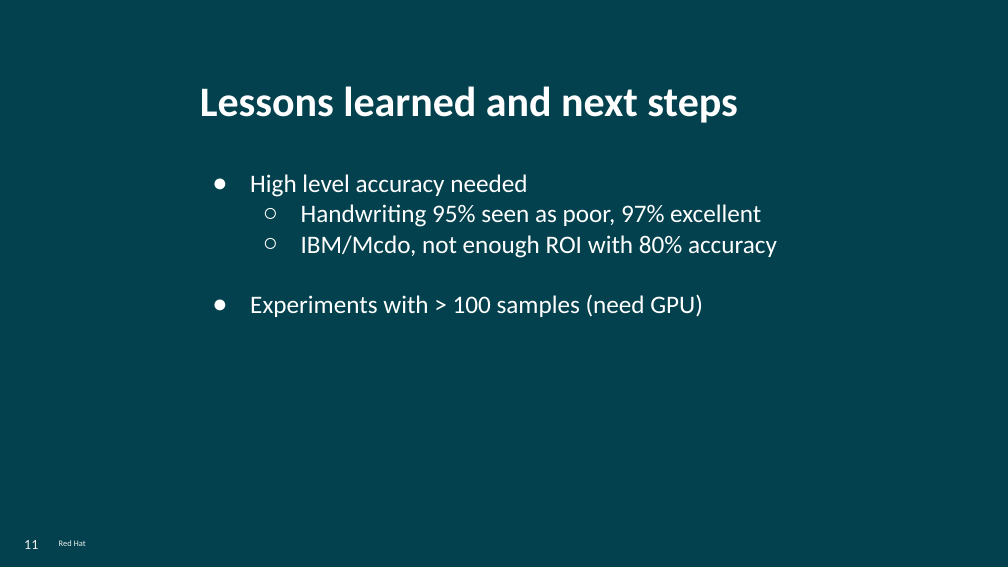
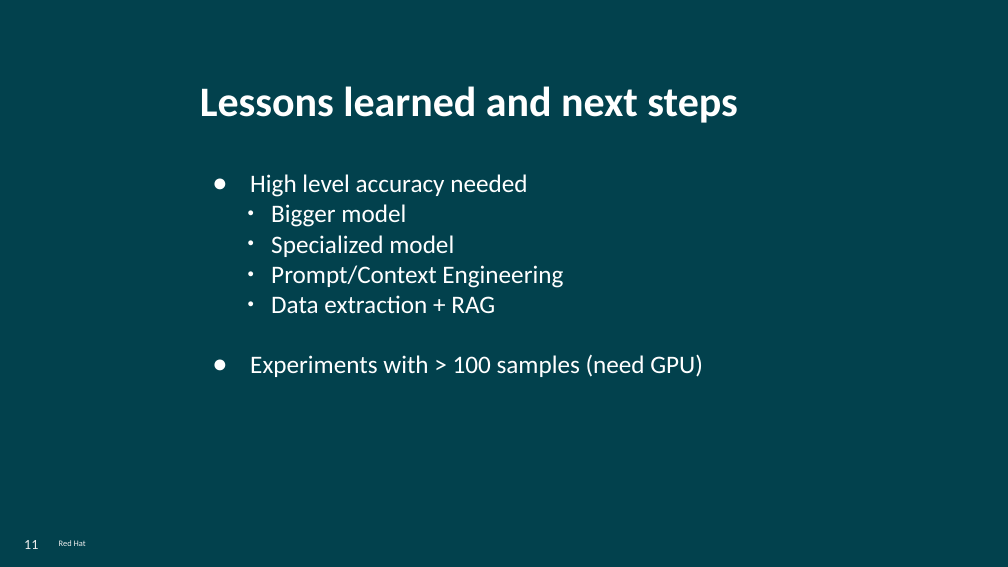
Before and after one commit to aldettinger/jcon-europe-2026, a slide deck: slide 11 of JCON Europe 2026.odp. Drawn at 1008x567 pixels with LibreOffice and Linux fonts; fonts in the diff are those of the drawing; background and template pictures are left out. Boxes give left, top, right and bottom in pixels: in the first picture for what was removed or moved away, otherwise in the second. Text is boxed around its words. In the diff, an @@ line names an element or a change of style, - is before the commit and + after.

```diff
--- a/JCON Europe 2026.odp
+++ b/JCON Europe 2026.odp
@@ text at bbox=[271, 204, 563, 313]: text changed @@
-  ○ Handwriting 95% seen as poor, 97% excellent
-  ○ IBM/Mcdo, not enough ROI with 80% accuracy
+    ● Bigger model
+    ● Specialized model
+    ● Prompt/Context Engineering
+    ● Data extraction + RAG
```
Also in this commit, not shown: 6 other slides changed, 1 other file.
